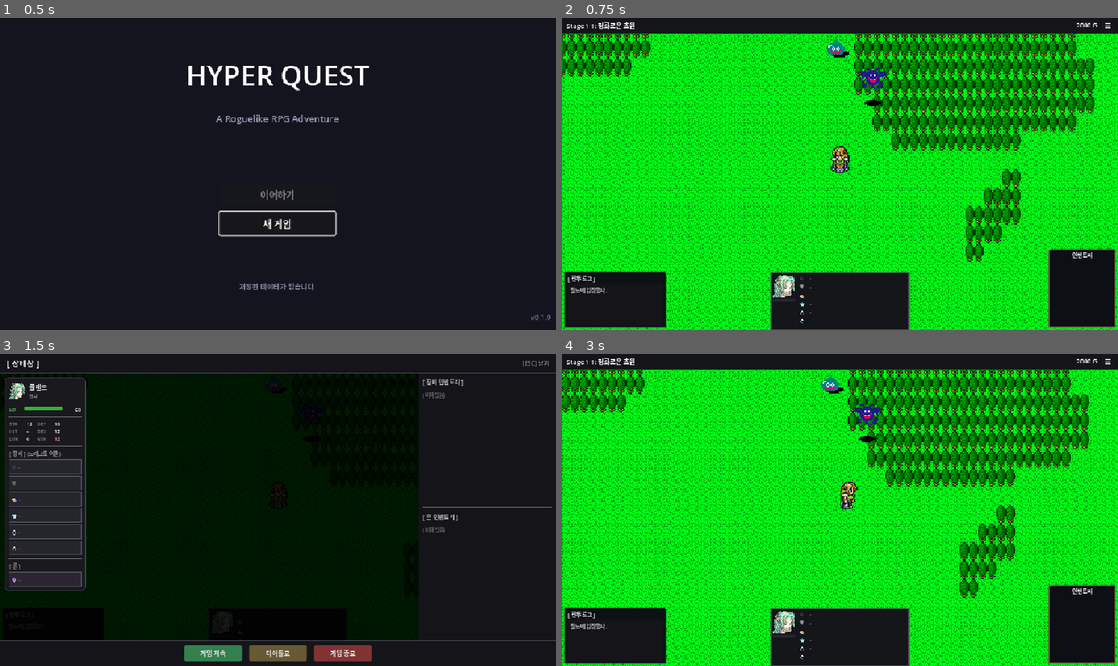
Above: before the commit, frames 1-4 (two rows, left to right).
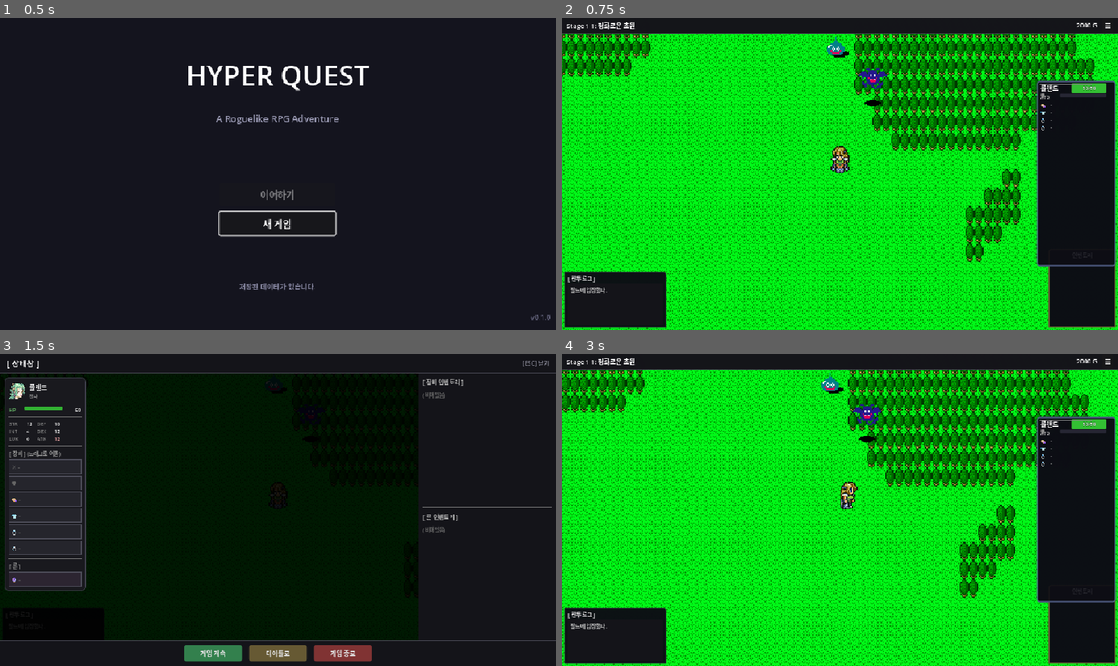
Above: after the commit, the same moments.

Repository: limmmmmmn/Appears-Appears
Game: Godot game, scene res://scenes/main/Main.tscn
The game is run twice, just before and just after one commit, with the same random seed, the same clock (stepped at 60 frames per second) and the same inputs.
Inputs (mouse positions are in pixels of both pictures, inside the frame that each line leads up to):
- Up to frame 1 (0.5 s): no input
- Up to frame 2 (0.75 s): click "새 게임" at 0.5 s
- Up to frame 3 (1.5 s): click "☰" at 1.25 s
- Up to frame 4 (3 s): click "게임 계속" at 2 s; tap Enter at 2.75, 2.85 s; move the mouse to (962, 494) at 2.77 s; hold Right (ui_right) from 2.78 s (still down); click (962, 494) at 2.92 s

Frame 1 is identical in both runs. In frame 2, 13% of the frame differs, in the area x 37-100%, y 20-100%; in frame 3, less than 0.1%; in frame 4, 13%.

Commit message:
feat: 하단 파티 패널 숨기고 우측 파티 패널 추가
- 하단 파티 패널(BottomPartyPanel) 숨김 처리
- 우측 파티 패널(RightPartyPanel) 새로 생성
  - 영웅 이름 + HP 바 (큰 글씨)
  - ATB 바
  - 장비 목록 (6줄 세로)
- 드래그 앤 드롭 장비 장착 기능 연결

https://claude.ai/code/session_01HMJ2TZbvfDboco6XHexxSY

Diff:
--- a/scripts/ui/field/FieldHUD.gd
+++ b/scripts/ui/field/FieldHUD.gd
@@ -19,8 +19,11 @@
 @onready var log_scroll: ScrollContainer = %LogScroll
 @onready var log_container: VBoxContainer = %LogContainer
 
-# === 하단 파티 패널 (중앙) - 외부 씬 ===
+# === 하단 파티 패널 (중앙) - 외부 씬 (숨김) ===
 @onready var bottom_party_panel: BottomPartyPanel = %BottomPartyPanel
+
+# === 우측 파티 패널 (동적 생성) ===
+var right_party_panel: RightPartyPanel = null
 
 # === 인벤토리 패널 (우측 하단) ===
 @onready var inventory_panel: PanelContainer = %InventoryPanel
@@ -53,11 +56,16 @@
 	_setup_components()
 	_setup_grudge_popup()
 	_setup_town_popup()
+	_setup_right_party_panel()
 	_connect_signals()
 	_setup_inventory_panel()
 	update_all()
 	_update_trait_display()
 	_update_inventory_display()
+
+	# 하단 파티 패널 숨김
+	if bottom_party_panel:
+		bottom_party_panel.visible = false
 
 
 func _setup_components() -> void:
@@ -89,6 +97,23 @@
 	speed_button.add_theme_stylebox_override("hover", hover)
 
 
+func _setup_right_party_panel() -> void:
+	## 우측 파티 패널 생성
+	right_party_panel = RightPartyPanel.new()
+	right_party_panel.name = "RightPartyPanel"
+
+	# 위치 설정 (우측 중앙)
+	var ctrl := get_node_or_null("Control")
+	if ctrl:
+		ctrl.add_child(right_party_panel)
+		right_party_panel.set_anchors_preset(Control.PRESET_CENTER_RIGHT)
+		right_party_panel.offset_left = -140
+		right_party_panel.offset_right = -4
+		right_party_panel.offset_top = -160
+		right_party_panel.offset_bottom = 160
+		right_party_panel.grow_horizontal = Control.GROW_DIRECTION_BEGIN
+
+
 func _connect_signals() -> void:
 	if menu_button:
 		menu_button.pressed.connect(func(): menu_pressed.emit())
@@ -108,10 +133,10 @@
 		if not BattleManager.danger_level_up.is_connected(show_grudge_choice_popup):
 			BattleManager.danger_level_up.connect(show_grudge_choice_popup)
 
-	# 파티 패널 장비 드롭 시그널 연결
-	if bottom_party_panel:
-		if not bottom_party_panel.equipment_dropped.is_connected(_on_equipment_dropped):
-			bottom_party_panel.equipment_dropped.connect(_on_equipment_dropped)
+	# 우측 파티 패널 장비 드롭 시그널 연결
+	if right_party_panel:
+		if not right_party_panel.equipment_dropped.is_connected(_on_equipment_dropped):
+			right_party_panel.equipment_dropped.connect(_on_equipment_dropped)
 
 
 
@@ -351,8 +376,8 @@
 
 
 func update_party_display() -> void:
-	if bottom_party_panel:
-		bottom_party_panel.update_display()
+	if right_party_panel:
+		right_party_panel.update_display()
 #endregion
 
 
--- /dev/null
+++ b/scripts/ui/field/RightPartyPanel.gd
@@ -0,0 +1,518 @@
+extends PanelContainer
+class_name RightPartyPanel
+## 우측 파티 패널 - 정보 + 장비 목록
+## 레이아웃: 이름+HP바, ATB바들, 장비목록(6줄)
+
+const SLOT_ICONS := {"main_hand": "⚔", "off_hand": "🛡", "head": "👒", "body": "👕", "acc1": "💍", "acc2": "💍"}
+const SLOT_ORDER := ["main_hand", "off_hand", "head", "body", "acc1", "acc2"]
+
+# 색상
+const HP_COLOR_HIGH := Color(0.2, 0.75, 0.2)
+const HP_COLOR_MID := Color(0.9, 0.7, 0.2)
+const HP_COLOR_LOW := Color(0.9, 0.2, 0.2)
+
+# 시그널
+signal equipment_dropped(hero_index: int, item_id: String)
+
+# 슬롯 데이터
+class HeroSlotUI:
+	var container: VBoxContainer  # 전체 컨테이너
+	var info_section: VBoxContainer  # 정보 섹션
+	var name_hp_row: HBoxContainer  # 이름 + HP바
+	var name_label: Label
+	var hp_bar: ProgressBar
+	var hp_label: Label  # HP 텍스트 (바 위에)
+	var atb_rows: VBoxContainer  # ATB 바들
+	var basic_atb_row: HBoxContainer  # 공격 ATB
+	var basic_atb_label: Label
+	var basic_atb_bar: ProgressBar
+	var skill_atb_rows: Array[HBoxContainer] = []  # 스킬 ATB들
+	var equip_section: VBoxContainer  # 장비 섹션
+	var equip_rows: Dictionary = {}  # slot_name -> HBoxContainer
+	var drop_target: _EquipDropTarget  # 드롭 타겟
+	var hero_index: int = -1
+	var hero_id: String = ""
+
+var hero_slots: Array[HeroSlotUI] = []
+var main_vbox: VBoxContainer
+
+
+func _ready() -> void:
+	_setup_style()
+	_build_ui()
+	_connect_signals()
+	update_display()
+
+
+func _setup_style() -> void:
+	# 패널 스타일
+	var style := StyleBoxFlat.new()
+	style.bg_color = Color(0.05, 0.05, 0.08, 0.9)
+	style.border_width_left = 2
+	style.border_width_top = 2
+	style.border_width_right = 2
+	style.border_width_bottom = 2
+	style.border_color = Color(0.3, 0.35, 0.5, 1)
+	style.corner_radius_top_left = 4
+	style.corner_radius_top_right = 4
+	style.corner_radius_bottom_left = 4
+	style.corner_radius_bottom_right = 4
+	style.content_margin_left = 6
+	style.content_margin_right = 6
+	style.content_margin_top = 4
+	style.content_margin_bottom = 4
+	add_theme_stylebox_override("panel", style)
+
+
+func _build_ui() -> void:
+	# 기존 자식 제거
+	for child in get_children():
+		child.queue_free()
+
+	main_vbox = VBoxContainer.new()
+	main_vbox.add_theme_constant_override("separation", 8)
+	add_child(main_vbox)
+
+	# 4명의 파티원 슬롯 생성
+	for i in range(4):
+		var slot := _create_hero_slot(i)
+		hero_slots.append(slot)
+		main_vbox.add_child(slot.container)
+
+
+func _create_hero_slot(index: int) -> HeroSlotUI:
+	var slot := HeroSlotUI.new()
+	slot.hero_index = index
+
+	# 전체 컨테이너
+	slot.container = VBoxContainer.new()
+	slot.container.add_theme_constant_override("separation", 2)
+	slot.container.visible = false
+
+	# 드롭 타겟 (전체 영역을 덮음)
+	slot.drop_target = _EquipDropTarget.new()
+	slot.drop_target.hero_index = index
+	slot.drop_target.panel_ref = self
+	slot.container.add_child(slot.drop_target)
+
+	# === 정보 섹션 ===
+	slot.info_section = VBoxContainer.new()
+	slot.info_section.add_theme_constant_override("separation", 1)
+	slot.info_section.mouse_filter = Control.MOUSE_FILTER_IGNORE
+	slot.drop_target.add_child(slot.info_section)
+
+	# 이름 + HP바 행
+	slot.name_hp_row = HBoxContainer.new()
+	slot.name_hp_row.add_theme_constant_override("separation", 4)
+	slot.name_hp_row.mouse_filter = Control.MOUSE_FILTER_IGNORE
+	slot.info_section.add_child(slot.name_hp_row)
+
+	# 이름 라벨 (큰 글씨)
+	slot.name_label = Label.new()
+	slot.name_label.text = "영웅"
+	slot.name_label.add_theme_font_size_override("font_size", 11)
+	slot.name_label.add_theme_color_override("font_color", Color(0.95, 0.95, 0.95))
+	slot.name_label.custom_minimum_size.x = 50
+	slot.name_label.mouse_filter = Control.MOUSE_FILTER_IGNORE
+	slot.name_hp_row.add_child(slot.name_label)
+
+	# HP바 컨테이너
+	var hp_container := Control.new()
+	hp_container.custom_minimum_size = Vector2(60, 12)
+	hp_container.size_flags_horizontal = Control.SIZE_EXPAND_FILL
+	hp_container.mouse_filter = Control.MOUSE_FILTER_IGNORE
+	slot.name_hp_row.add_child(hp_container)
+
+	# HP바
+	slot.hp_bar = ProgressBar.new()
+	slot.hp_bar.set_anchors_preset(Control.PRESET_FULL_RECT)
+	slot.hp_bar.max_value = 100.0
+	slot.hp_bar.value = 100.0
+	slot.hp_bar.show_percentage = false
+	slot.hp_bar.mouse_filter = Control.MOUSE_FILTER_IGNORE
+	_style_hp_bar(slot.hp_bar)
+	hp_container.add_child(slot.hp_bar)
+
+	# HP 텍스트 (바 위에)
+	slot.hp_label = Label.new()
+	slot.hp_label.set_anchors_preset(Control.PRESET_FULL_RECT)
+	slot.hp_label.horizontal_alignment = HORIZONTAL_ALIGNMENT_CENTER
+	slot.hp_label.vertical_alignment = VERTICAL_ALIGNMENT_CENTER
+	slot.hp_label.add_theme_font_size_override("font_size", 8)
+	slot.hp_label.add_theme_color_override("font_color", Color.WHITE)
+	slot.hp_label.add_theme_color_override("font_outline_color", Color.BLACK)
+	slot.hp_label.add_theme_constant_override("outline_size", 2)
+	slot.hp_label.mouse_filter = Control.MOUSE_FILTER_IGNORE
+	hp_container.add_child(slot.hp_label)
+
+	# === ATB 바들 ===
+	slot.atb_rows = VBoxContainer.new()
+	slot.atb_rows.add_theme_constant_override("separation", 1)
+	slot.atb_rows.mouse_filter = Control.MOUSE_FILTER_IGNORE
+	slot.info_section.add_child(slot.atb_rows)
+
+	# 기본 공격 ATB 행
+	slot.basic_atb_row = _create_atb_row("ATB")
+	slot.basic_atb_label = slot.basic_atb_row.get_node("Label")
+	slot.basic_atb_bar = slot.basic_atb_row.get_node("Bar")
+	slot.atb_rows.add_child(slot.basic_atb_row)
+
+	# 스킬 ATB 행은 스킬 시스템 확장 시 추가 예정
+
+	# === 장비 섹션 ===
+	slot.equip_section = VBoxContainer.new()
+	slot.equip_section.add_theme_constant_override("separation", 0)
+	slot.equip_section.mouse_filter = Control.MOUSE_FILTER_IGNORE
+	slot.drop_target.add_child(slot.equip_section)
+
+	# 구분선
+	var sep := HSeparator.new()
+	sep.add_theme_constant_override("separation", 2)
+	sep.mouse_filter = Control.MOUSE_FILTER_IGNORE
+	slot.equip_section.add_child(sep)
+
+	# 6개 장비 슬롯 행 생성
+	for slot_name in SLOT_ORDER:
+		var row := _create_equip_row(slot_name)
+		slot.equip_section.add_child(row)
+		slot.equip_rows[slot_name] = row
+
+	return slot
+
+
+func _create_atb_row(label_text: String) -> HBoxContainer:
+	var row := HBoxContainer.new()
+	row.add_theme_constant_override("separation", 4)
+	row.mouse_filter = Control.MOUSE_FILTER_IGNORE
+
+	# 라벨
+	var label := Label.new()
+	label.name = "Label"
+	label.text = label_text
+	label.add_theme_font_size_override("font_size", 8)
+	label.add_theme_color_override("font_color", Color(0.7, 0.7, 0.7))
+	label.custom_minimum_size.x = 30
+	label.mouse_filter = Control.MOUSE_FILTER_IGNORE
+	row.add_child(label)
+
+	# ATB 바
+	var bar := ProgressBar.new()
+	bar.name = "Bar"
+	bar.custom_minimum_size = Vector2(80, 6)
+	bar.size_flags_horizontal = Control.SIZE_EXPAND_FILL
+	bar.max_value = 100.0
+	bar.value = 0.0
+	bar.show_percentage = false
+	bar.mouse_filter = Control.MOUSE_FILTER_IGNORE
+	_style_atb_bar(bar, false)
+	row.add_child(bar)
+
+	return row
+
+
+func _create_equip_row(slot_name: String) -> HBoxContainer:
+	var row := HBoxContainer.new()
+	row.add_theme_constant_override("separation", 4)
+	row.mouse_filter = Control.MOUSE_FILTER_IGNORE
+
+	# 아이콘
+	var icon_lbl := Label.new()
+	icon_lbl.name = "Icon"
+	icon_lbl.text = SLOT_ICONS.get(slot_name, "?")
+	icon_lbl.add_theme_font_size_override("font_size", 9)
+	icon_lbl.add_theme_color_override("font_color", Color(0.55, 0.55, 0.55))
+	icon_lbl.custom_minimum_size.x = 14
+	icon_lbl.mouse_filter = Control.MOUSE_FILTER_IGNORE
+	row.add_child(icon_lbl)
+
+	# 이름
+	var name_lbl := Label.new()
+	name_lbl.name = "Name"
+	name_lbl.text = "-"
+	name_lbl.add_theme_font_size_override("font_size", 8)
+	name_lbl.add_theme_color_override("font_color", Color(0.55, 0.55, 0.55))
+	name_lbl.custom_minimum_size.x = 70
+	name_lbl.text_overrun_behavior = TextServer.OVERRUN_TRIM_ELLIPSIS
+	name_lbl.mouse_filter = Control.MOUSE_FILTER_IGNORE
+	row.add_child(name_lbl)
+
+	return row
+
+
+func _style_hp_bar(bar: ProgressBar) -> void:
+	var bg := StyleBoxFlat.new()
+	bg.bg_color = Color(0.2, 0.1, 0.1)
+	bg.corner_radius_top_left = 2
+	bg.corner_radius_top_right = 2
+	bg.corner_radius_bottom_left = 2
+	bg.corner_radius_bottom_right = 2
+	bar.add_theme_stylebox_override("background", bg)
+
+	var fill := StyleBoxFlat.new()
+	fill.bg_color = HP_COLOR_HIGH
+	fill.corner_radius_top_left = 2
+	fill.corner_radius_top_right = 2
+	fill.corner_radius_bottom_left = 2
+	fill.corner_radius_bottom_right = 2
+	bar.add_theme_stylebox_override("fill", fill)
+
+
+func _style_atb_bar(bar: ProgressBar, is_ready: bool) -> void:
+	var bg := StyleBoxFlat.new()
+	bg.bg_color = Color(0.15, 0.15, 0.2)
+	bg.corner_radius_top_left = 2
+	bg.corner_radius_top_right = 2
+	bg.corner_radius_bottom_left = 2
+	bg.corner_radius_bottom_right = 2
+	bar.add_theme_stylebox_override("background", bg)
+
+	var fill := StyleBoxFlat.new()
+	fill.bg_color = Color(1.0, 0.8, 0.2) if is_ready else Color(0.3, 0.7, 1.0)
+	fill.corner_radius_top_left = 2
+	fill.corner_radius_top_right = 2
+	fill.corner_radius_bottom_left = 2
+	fill.corner_radius_bottom_right = 2
+	bar.add_theme_stylebox_override("fill", fill)
+
+
+func _connect_signals() -> void:
+	if PartyManager and PartyManager.has_signal("party_changed"):
+		if not PartyManager.party_changed.is_connected(update_display):
+			PartyManager.party_changed.connect(update_display)
+
+	if BattleManager:
+		if BattleManager.has_signal("party_hp_changed"):
+			if not BattleManager.party_hp_changed.is_connected(update_display):
+				BattleManager.party_hp_changed.connect(update_display)
+
+	if ATBManager and ATBManager.has_signal("atb_updated"):
+		if not ATBManager.atb_updated.is_connected(_on_atb_updated):
+			ATBManager.atb_updated.connect(_on_atb_updated)
+
+
+func update_display() -> void:
+	var party: Array = PartyManager.get_party() if PartyManager else []
+
+	for i in range(hero_slots.size()):
+		var slot := hero_slots[i]
+
+		if i < party.size() and party[i] != null:
+			var hero: Hero = party[i]
+			slot.container.visible = true
+			slot.hero_id = hero.id
+
+			# 이름 업데이트
+			slot.name_label.text = hero.hero_name
+
+			# HP 업데이트
+			var max_hp := hero.get_max_hp()
+			var hp_percent: float = float(hero.current_hp) / float(max_hp) if max_hp > 0 else 1.0
+			slot.hp_bar.value = hp_percent * 100.0
+			slot.hp_label.text = "%d/%d" % [hero.current_hp, max_hp]
+			_update_hp_bar_color(slot, hp_percent)
+
+			# 장비 목록 업데이트
+			_update_equip_list(slot, hero)
+
+			# 스킬 ATB 바들 업데이트
+			_update_skill_atb_bars(slot, hero)
+		else:
+			slot.container.visible = false
+
+
+func _update_hp_bar_color(slot: HeroSlotUI, hp_percent: float) -> void:
+	var fill := StyleBoxFlat.new()
+	fill.corner_radius_top_left = 2
+	fill.corner_radius_top_right = 2
+	fill.corner_radius_bottom_left = 2
+	fill.corner_radius_bottom_right = 2
+
+	if hp_percent <= 0.25:
+		fill.bg_color = HP_COLOR_LOW
+	elif hp_percent <= 0.5:
+		fill.bg_color = HP_COLOR_MID
+	else:
+		fill.bg_color = HP_COLOR_HIGH
+
+	slot.hp_bar.add_theme_stylebox_override("fill", fill)
+
+
+func _update_equip_list(slot: HeroSlotUI, hero: Hero) -> void:
+	for slot_name in SLOT_ORDER:
+		var row: HBoxContainer = slot.equip_rows.get(slot_name)
+		if not row:
+			continue
+
+		var icon_lbl: Label = row.get_node_or_null("Icon")
+		var name_lbl: Label = row.get_node_or_null("Name")
+		if not icon_lbl or not name_lbl:
+			continue
+
+		var equip_id: String = hero.equipment.get(slot_name, "")
+		if equip_id.is_empty():
+			icon_lbl.add_theme_color_override("font_color", Color(0.55, 0.55, 0.55))
+			name_lbl.text = "-"
+			name_lbl.add_theme_color_override("font_color", Color(0.55, 0.55, 0.55))
+		else:
+			var equip_data: Dictionary = DataManager.get_equipment(equip_id)
+			var rarity: String = equip_data.get("rarity", "common")
+			var rarity_color: Color = _get_rarity_color(rarity)
+
+			icon_lbl.add_theme_color_override("font_color", rarity_color)
+			name_lbl.text = equip_data.get("name", equip_id)
+			name_lbl.add_theme_color_override("font_color", rarity_color)
+
+
+func _update_skill_atb_bars(_slot: HeroSlotUI, _hero: Hero) -> void:
+	# 스킬별 ATB는 현재 미구현 - 추후 확장 예정
+	pass
+
+
+func _on_atb_updated() -> void:
+	var party: Array = PartyManager.get_party() if PartyManager else []
+
+	for i in range(hero_slots.size()):
+		if i >= party.size() or party[i] == null:
+			continue
+
+		var slot := hero_slots[i]
+		var hero: Hero = party[i]
+
+		# ATB 업데이트
+		var atb_percent: float = ATBManager.get_hero_atb_percent(hero.id) if ATBManager else 0.0
+		slot.basic_atb_bar.value = atb_percent * 100.0
+		_style_atb_bar(slot.basic_atb_bar, atb_percent >= 1.0)
+
+
+func _get_rarity_color(rarity: String) -> Color:
+	match rarity:
+		"common": return Color(0.7, 0.7, 0.7)
+		"uncommon": return Color(0.4, 0.8, 0.4)
+		"magic": return Color(0.4, 0.6, 1.0)
+		"rare": return Color(0.8, 0.6, 1.0)
+		"epic": return Color(1.0, 0.5, 0.2)
+		"legendary": return Color(1.0, 0.8, 0.2)
+	return Color.WHITE
+
+
+#region 장비 드래그 앤 드롭
+func _on_equipment_dropped(hero_index: int, item_id: String) -> void:
+	## 장비가 드롭되었을 때 호출
+	var party: Array = PartyManager.get_party() if PartyManager else []
+	if hero_index < 0 or hero_index >= party.size():
+		return
+
+	var hero: Hero = party[hero_index]
+	if hero == null:
+		return
+
+	# 장비 가능 여부 확인
+	if not hero.can_equip(item_id):
+		_show_equip_fail_feedback(hero_index)
+		return
+
+	# 장비 장착 시도
+	var item_data: Dictionary = DataManager.get_equipment(item_id)
+	var item_slot: String = item_data.get("slot", "")
+
+	# 악세사리 슬롯 처리
+	var target_slot: String = item_slot
+	if item_slot in ["accessory", "acc", "acc1", "acc2"]:
+		if hero.equipment.get("acc1", "").is_empty():
+			target_slot = "acc1"
+		elif hero.equipment.get("acc2", "").is_empty():
+			target_slot = "acc2"
+		else:
+			target_slot = "acc1"
+
+	if InventoryManager.equip_item(hero, item_id, target_slot):
+		_show_equip_success_feedback(hero_index)
+		update_display()
+		equipment_dropped.emit(hero_index, item_id)
+	else:
+		_show_equip_fail_feedback(hero_index)
+
+
+func _show_equip_success_feedback(hero_index: int) -> void:
+	if hero_index < 0 or hero_index >= hero_slots.size():
+		return
+	var slot := hero_slots[hero_index]
+	if not slot.name_label:
+		return
+
+	var tween := create_tween()
+	tween.tween_property(slot.name_label, "modulate", Color(0.5, 1.0, 0.5), 0.1)
+	tween.tween_property(slot.name_label, "modulate", Color.WHITE, 0.15)
+
+
+func _show_equip_fail_feedback(hero_index: int) -> void:
+	if hero_index < 0 or hero_index >= hero_slots.size():
+		return
+	var slot := hero_slots[hero_index]
+	if not slot.name_label:
+		return
+
+	var tween := create_tween()
+	tween.tween_property(slot.name_label, "modulate", Color(1.0, 0.3, 0.3), 0.1)
+	tween.tween_property(slot.name_label, "modulate", Color.WHITE, 0.15)
+
+
+## 드롭 타겟 컨트롤
+class _EquipDropTarget extends Control:
+	var hero_index: int = -1
+	var panel_ref: RightPartyPanel = null
+	var highlight: ColorRect = null
+
+	func _ready() -> void:
+		size_flags_horizontal = Control.SIZE_EXPAND_FILL
+		size_flags_vertical = Control.SIZE_EXPAND_FILL
+
+		highlight = ColorRect.new()
+		highlight.set_anchors_preset(Control.PRESET_FULL_RECT)
+		highlight.color = Color(0.3, 0.8, 0.3, 0.3)
+		highlight.visible = false
+		highlight.mouse_filter = Control.MOUSE_FILTER_IGNORE
+		add_child(highlight)
+
+	func _can_drop_data(_pos: Vector2, data: Variant) -> bool:
+		if not data is Dictionary:
+			return false
+		if data.get("type") != "equipment":
+			return false
+
+		var party: Array = PartyManager.get_party() if PartyManager else []
+		if hero_index < 0 or hero_index >= party.size():
+			return false
+
+		var hero: Hero = party[hero_index]
+		if hero == null:
+			return false
+
+		var item_id: String = data.get("item_id", "")
+		var can_equip: bool = hero.can_equip(item_id)
+
+		if highlight:
+			highlight.visible = true
+			highlight.color = Color(0.3, 0.8, 0.3, 0.3) if can_equip else Color(0.8, 0.3, 0.3, 0.3)
+
+		return can_equip
+
+	func _drop_data(_pos: Vector2, data: Variant) -> void:
+		if highlight:
+			highlight.visible = false
+
+		if not data is Dictionary:
+			return
+
+		var item_id: String = data.get("item_id", "")
+		if item_id.is_empty():
+			return
+
+		if panel_ref:
+			panel_ref._on_equipment_dropped(hero_index, item_id)
+
+	func _notification(what: int) -> void:
+		if what == NOTIFICATION_DRAG_END:
+			if highlight:
+				highlight.visible = false
+#endregion
